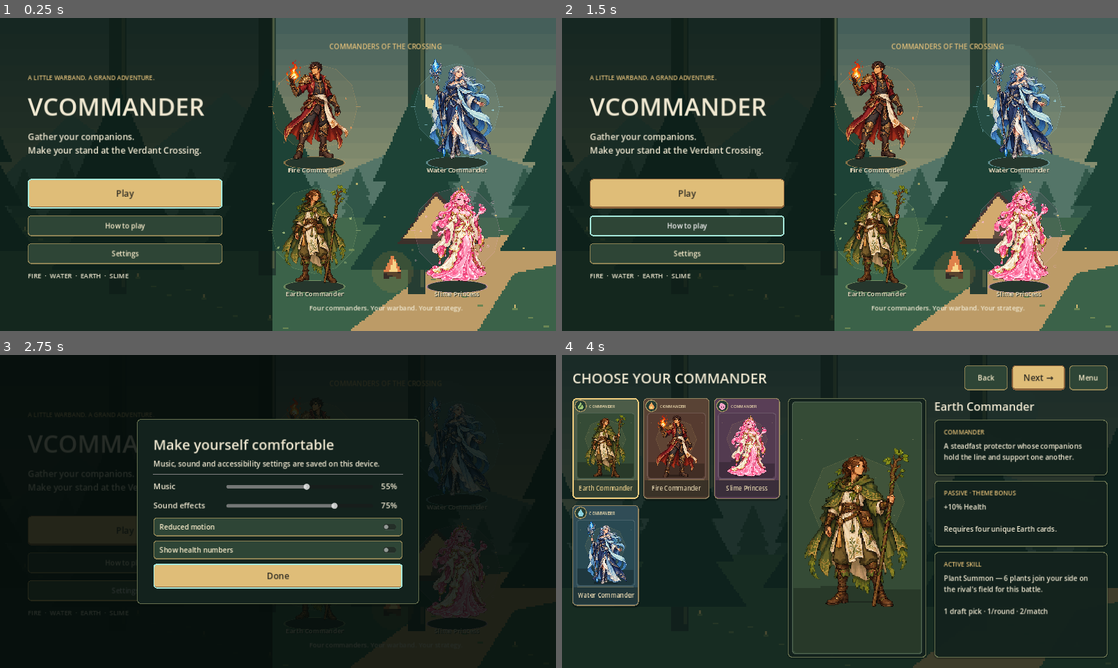
Above: before the commit, frames 1-4 (two rows, left to right).
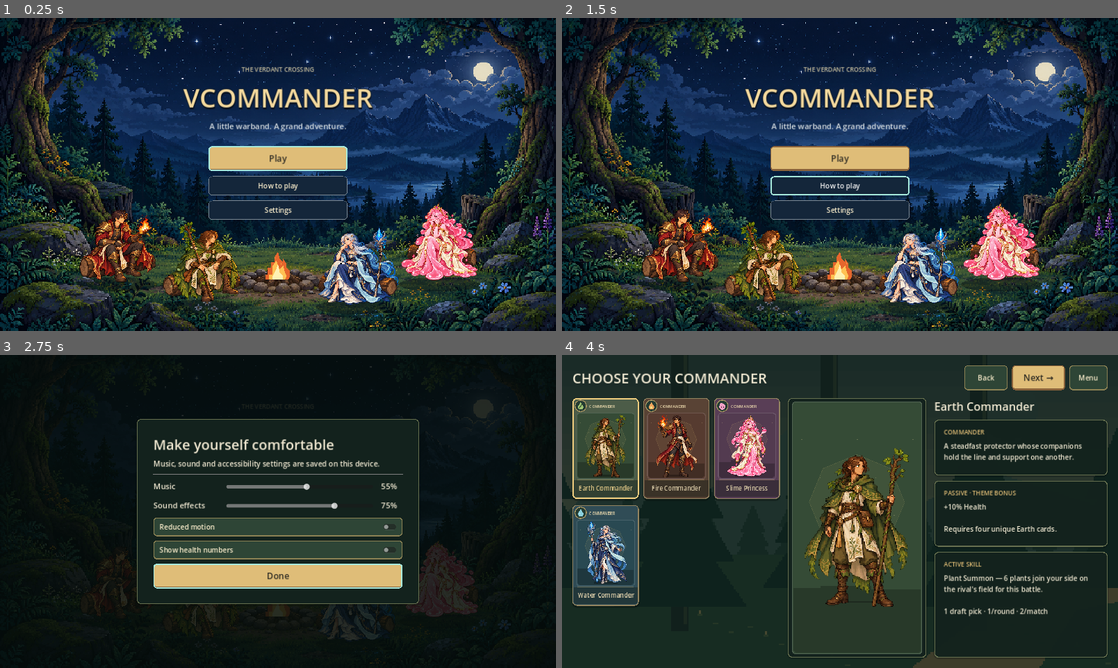
Above: after the commit, the same moments.

Repository: oaklanavery-hub/vcommander
Game: Godot game, scene res://scenes/main_menu/main_menu.tscn
The game is run twice, just before and just after one commit, with the same random seed, the same clock (stepped at 60 frames per second) and the same inputs. Sound files missing from this copy of the repository are replaced by a short silence.
Inputs:
- Up to frame 1 (0.25 s): no input
- Up to frame 2 (1.5 s): click "How to play" at 0.5 s; click "Got it" at 1.25 s
- Up to frame 3 (2.75 s): click "Settings" at 2 s
- Up to frame 4 (4 s): click "Done" at 2.75 s; click "Play" at 3.5 s

The runs differ from the first frame. In frame 1, 82% of the frame differs, in the area x 0-100%, y 0-100%; in frame 2, 82%; in frame 3, 6.3%; in frame 4, nothing differs.

Commit message:
Create a centered campfire menu with seated animated Commanders

Diff:
--- a/assets/pixel/art_manifest.json
+++ b/assets/pixel/art_manifest.json
@@ -101,5 +101,37 @@
         4
       ]
     }
+  },
+  "menu_commanders": {
+    "texture": "res://assets/pixel/menu-commanders-v1.png",
+    "cell_size": [
+      128,
+      128
+    ],
+    "frames": {
+      "fire": [
+        0,
+        0
+      ],
+      "water": [
+        1,
+        0
+      ],
+      "earth": [
+        2,
+        0
+      ],
+      "slime": [
+        3,
+        0
+      ]
+    }
+  },
+  "menu_scene": {
+    "texture": "res://assets/pixel/menu-camp-v1.png",
+    "size": [
+      640,
+      360
+    ]
   }
 }
--- a/project.godot
+++ b/project.godot
@@ -5,7 +5,7 @@
 [application]
 
 config/name="VCommander"
-config/version="0.8.2"
+config/version="0.8.3"
 run/main_scene="res://scenes/main_menu/main_menu.tscn"
 
 [autoload]
--- a/scripts/main_menu/main_menu.gd
+++ b/scripts/main_menu/main_menu.gd
@@ -1,81 +1,81 @@
 extends Control
 
-const Backdrop = preload("res://scripts/presentation/pixel_backdrop.gd")
 const Showcase = preload("res://scripts/presentation/commander_showcase.gd")
 var play_button: Button
 
 func _ready() -> void:
     GameAudio.set_context("menu")
-    var background := Backdrop.new()
-    background.camp = true
-    add_child(background)
-    var shade := ColorRect.new()
-    shade.color = Color(0.035, 0.09, 0.07, 0.78)
-    shade.mouse_filter = Control.MOUSE_FILTER_IGNORE
-    add_child(shade)
-    shade.set_anchors_and_offsets_preset(Control.PRESET_FULL_RECT)
-    shade.anchor_right = 0.49
+    var scene := Showcase.new()
+    scene.name = "CampfireScene"
+    add_child(scene)
     var margin := MarginContainer.new()
     margin.name = "Margin"
     add_child(margin)
     margin.set_anchors_and_offsets_preset(Control.PRESET_FULL_RECT)
-    margin.offset_left = 64
-    margin.offset_top = 54
-    margin.offset_right = -64
-    margin.offset_bottom = -42
-    var main := HBoxContainer.new()
+    margin.offset_left = 24
+    margin.offset_top = 76
+    margin.offset_right = -24
+    margin.offset_bottom = -224
+    var main := VBoxContainer.new()
     main.name = "Main"
-    main.add_theme_constant_override("separation", 48)
+    main.alignment = BoxContainer.ALIGNMENT_CENTER
+    main.add_theme_constant_override("separation", 12)
     margin.add_child(main)
-    var left := VBoxContainer.new()
-    left.custom_minimum_size.x = 448
-    left.alignment = BoxContainer.ALIGNMENT_CENTER
-    left.add_theme_constant_override("separation", 16)
-    main.add_child(left)
-    var eyebrow := ScreenStyle.label("A LITTLE WARBAND. A GRAND ADVENTURE.", 14)
-    eyebrow.add_theme_color_override("font_color", Color("dfbd78"))
-    left.add_child(eyebrow)
-    left.add_child(ScreenStyle.label("VCOMMANDER", 56))
-    var subtitle := ScreenStyle.label("Gather your companions.\nMake your stand at the Verdant Crossing.", 20)
-    left.add_child(subtitle)
+    var eyebrow := ScreenStyle.label("THE VERDANT CROSSING", 14)
+    eyebrow.add_theme_color_override("font_color", Color("c6bd9d"))
+    _center_label(eyebrow)
+    main.add_child(eyebrow)
+    var title := ScreenStyle.label("VCOMMANDER", 60)
+    title.name = "Title"
+    title.add_theme_color_override("font_color", Color("f4d99d"))
+    title.add_theme_color_override("font_outline_color", Color("0b1728"))
+    title.add_theme_color_override("font_shadow_color", Color("08101c"))
+    title.add_theme_constant_override("outline_size", 6)
+    title.add_theme_constant_override("shadow_offset_y", 4)
+    _center_label(title)
+    main.add_child(title)
+    var subtitle := ScreenStyle.label("A little warband. A grand adventure.", 18)
+    subtitle.add_theme_color_override("font_color", Color("d5dce0"))
+    _center_label(subtitle)
+    main.add_child(subtitle)
     var spacer := Control.new()
-    spacer.custom_minimum_size.y = 18
-    left.add_child(spacer)
-    play_button = Button.new()
+    spacer.custom_minimum_size.y = 8
+    main.add_child(spacer)
+    play_button = _menu_button("Play", 56)
     play_button.name = "Play"
-    play_button.text = "Play"
-    play_button.custom_minimum_size.y = 68
     ScreenStyle.primary(play_button)
     play_button.pressed.connect(start_game)
-    left.add_child(play_button)
-    var how := Button.new()
-    how.text = "How to play"
-    how.custom_minimum_size.y = 48
+    main.add_child(play_button)
+    var how := _menu_button("How to play", 44)
     how.pressed.connect(GameMenu.open_help)
-    left.add_child(how)
-    var settings := Button.new()
-    settings.text = "Settings"
-    settings.custom_minimum_size.y = 48
+    main.add_child(how)
+    var settings := _menu_button("Settings", 44)
     settings.pressed.connect(GameMenu.open_settings)
-    left.add_child(settings)
-    left.add_child(ScreenStyle.label("FIRE  ·  WATER  ·  EARTH  ·  SLIME", 15))
-    var right := VBoxContainer.new()
-    right.name = "Commanders"
-    right.size_flags_horizontal = Control.SIZE_EXPAND_FILL
-    right.add_theme_constant_override("separation", 4)
-    main.add_child(right)
-    var caption := ScreenStyle.label("COMMANDERS OF THE CROSSING", 16)
-    caption.horizontal_alignment = HORIZONTAL_ALIGNMENT_CENTER
-    caption.add_theme_color_override("font_color", Color("dfbd78"))
-    right.add_child(caption)
-    var showcase := Showcase.new()
-    showcase.name = "Showcase"
-    showcase.size_flags_vertical = Control.SIZE_EXPAND_FILL
-    right.add_child(showcase)
-    var note := ScreenStyle.label("Four commanders. Your warband. Your strategy.", 15)
-    note.horizontal_alignment = HORIZONTAL_ALIGNMENT_CENTER
-    right.add_child(note)
+    main.add_child(settings)
     play_button.grab_focus()
+
+func _center_label(label: Label) -> void:
+    label.horizontal_alignment = HORIZONTAL_ALIGNMENT_CENTER
+    label.mouse_filter = Control.MOUSE_FILTER_IGNORE
+
+func _menu_button(text: String, height: float) -> Button:
+    var button := Button.new()
+    button.text = text
+    button.custom_minimum_size = Vector2(320, height)
+    button.size_flags_horizontal = Control.SIZE_SHRINK_CENTER
+    var normal := ScreenStyle.frame(Color("14263a"), Color("7d8994"), 9)
+    normal.set_border_width_all(1)
+    normal.content_margin_top = 8
+    normal.content_margin_bottom = 8
+    var hover := normal.duplicate() as StyleBoxFlat
+    hover.bg_color = Color("263f53")
+    hover.border_color = Color("dfbd78")
+    var pressed := normal.duplicate() as StyleBoxFlat
+    pressed.bg_color = Color("0e1e30")
+    button.add_theme_stylebox_override("normal", normal)
+    button.add_theme_stylebox_override("hover", hover)
+    button.add_theme_stylebox_override("pressed", pressed)
+    return button
 
 func start_game() -> void:
     GameAudio.unlock()
--- a/scripts/presentation/commander_showcase.gd
+++ b/scripts/presentation/commander_showcase.gd
@@ -1,9 +1,10 @@
 extends Control
 
-# Title-screen illustration only. Reuse the gallery artwork; no combat actors
-# or simulation state are created by these idle poses.
+# Read-only title illustration, separate from Commander selection and combat.
+const BACKGROUND := preload("res://assets/pixel/menu-camp-v1.png")
 const FRAMES := 32
 const CYCLE := 4.8
+const SEATS := [Vector2(269, 625), Vector2(819, 677), Vector2(461, 677), Vector2(1011, 625)]
 const ACCENTS := {"fire": Color("efad60"), "water": Color("9bdcea"), "earth": Color("b7ce87"), "slime": Color("f2acd1")}
 var _commanders: Array[Dictionary] = []
 var _textures: Dictionary = {}
@@ -13,21 +14,22 @@
 var _was_reduced := false
 
 func _ready() -> void:
+    set_anchors_and_offsets_preset(Control.PRESET_FULL_RECT)
     mouse_filter = Control.MOUSE_FILTER_IGNORE
     texture_filter = CanvasItem.TEXTURE_FILTER_NEAREST
     _commanders = ContentDatabase.get_all_commanders()
-    # Follow the art catalog's order without making a fixed-size roster.
-    var frames: Dictionary = PixelAtlasArt.catalog().get("commanders", {}).get("frames", {})
+    var frames: Dictionary = PixelAtlasArt.catalog().get("menu_commanders", {}).get("frames", {})
     _commanders.sort_custom(func(a: Dictionary, b: Dictionary):
-        var left: Array = frames.get(str(a.get("element", "")), [999, 999])
-        var right: Array = frames.get(str(b.get("element", "")), [999, 999])
-        var left_order := int(left[1]) * 100 + int(left[0])
-        var right_order := int(right[1]) * 100 + int(right[0])
-        return str(a.get("id", "")) < str(b.get("id", "")) if left_order == right_order else left_order < right_order
+        var left: Array = frames.get(str(a.get("element", "")), [999, 0])
+        var right: Array = frames.get(str(b.get("element", "")), [999, 0])
+        return str(a.get("id", "")) < str(b.get("id", "")) if int(left[0]) == int(right[0]) else int(left[0]) < int(right[0])
     )
     for commander in _commanders:
         var element := str(commander.get("element", ""))
-        _textures[element] = PixelAtlasArt.standalone(CommanderArt.icon(element))
+        var picture := PixelAtlasArt.icon("menu_commanders", element)
+        if picture == null:
+            picture = CommanderArt.icon(element)
+        _textures[element] = PixelAtlasArt.standalone(picture)
     _was_reduced = GameAudio.reduced_motion
 
 func _process(delta: float) -> void:
@@ -42,51 +44,66 @@
         _refresh = fmod(_refresh, 0.05)
         queue_redraw()
 
+func _seat(index: int) -> Vector2:
+    if index < SEATS.size():
+        return SEATS[index]
+    return Vector2(96 + (index - SEATS.size()) * 130, 708)
+
 func _draw() -> void:
-    if _commanders.is_empty() or size.x <= 0 or size.y <= 0:
+    if size.x <= 0 or size.y <= 0:
         return
-    var columns := mini(2, _commanders.size())
-    var rows := ceili(float(_commanders.size()) / columns)
-    var cell := Vector2(size.x / columns, size.y / rows)
-    for index in range(_commanders.size()):
-        var origin := Vector2(index % columns, index / columns) * cell
-        _draw_commander(_commanders[index], origin, cell, index)
+    var scene_scale := size / Vector2(1280, 720)
+    draw_texture_rect(BACKGROUND, Rect2(Vector2.ZERO, size), false)
+    draw_rect(Rect2(Vector2.ZERO, size), Color(0.015, 0.025, 0.06, 0.08))
+    draw_set_transform(Vector2.ZERO, 0, scene_scale)
+    var angle := 0.0 if GameAudio.reduced_motion else _clock / CYCLE * TAU
+    for index in range(8):
+        var point := Vector2(170 + index * 139, 48 + index * 37 % 110)
+        var glow := 0.45 if GameAudio.reduced_motion else 0.45 + sin(angle + index * 1.4) * 0.3
+        draw_rect(Rect2(point, Vector2(2, 2)), Color(0.7, 0.83, 1, glow))
+    var fire := Vector2(640, 602)
+    draw_set_transform((fire + Vector2(0, 10)) * scene_scale, 0, Vector2(1, 0.32) * scene_scale)
+    var pulse := 0.0 if GameAudio.reduced_motion else sin(angle * 3) * 3
+    for ring in range(6):
+        draw_circle(Vector2.ZERO, 150 - ring * 18 + pulse, Color(1, 0.58, 0.17, 0.016 + ring * 0.004))
+    draw_set_transform(Vector2.ZERO, 0, scene_scale)
+    var order := range(_commanders.size())
+    order.sort_custom(func(a: int, b: int): return _seat(a).y < _seat(b).y)
+    for index in order:
+        _draw_commander(_commanders[index], _seat(index), index, scene_scale)
+    _draw_fire(fire, angle)
+    draw_set_transform(Vector2.ZERO)
 
-func _draw_commander(commander: Dictionary, origin: Vector2, cell: Vector2, index: int) -> void:
+func _draw_commander(commander: Dictionary, foot: Vector2, index: int, scene_scale: Vector2) -> void:
     var element := str(commander.get("element", ""))
-    var accent: Color = ACCENTS.get(element, Color("dfbd78"))
-    var center := (origin + Vector2(cell.x * 0.5, cell.y * 0.43)).round()
-    var foot := (origin + Vector2(cell.x * 0.5, cell.y - 37)).round()
-    var radius := floorf(minf(cell.x * 0.34, cell.y * 0.35))
-    var halo := PackedVector2Array()
-    for point in range(13):
-        halo.append((center + Vector2.from_angle(TAU * point / 12) * radius).round())
-    draw_colored_polygon(halo, Color(accent, 0.065))
-    draw_polyline(halo, Color(accent, 0.24), 1)
-    draw_line(center - Vector2(radius + 8, 0), center - Vector2(radius - 4, 0), Color(accent, 0.5), 2)
-    draw_line(center + Vector2(radius - 4, 0), center + Vector2(radius + 8, 0), Color(accent, 0.5), 2)
-    draw_set_transform(foot + Vector2(0, 3), 0, Vector2(1, 0.2))
-    draw_circle(Vector2.ZERO, minf(cell.x * 0.27, 70), Color("26372d"))
-    draw_arc(Vector2.ZERO, minf(cell.x * 0.27, 70), 0, TAU, 20, Color(accent, 0.48), 4)
-    draw_set_transform(Vector2.ZERO)
+    var picture: Texture2D = _textures[element]
+    var draw_size := Vector2(224 * picture.get_width() / float(picture.get_height()), 224)
+    draw_set_transform((foot - Vector2(0, 12)) * scene_scale, 0, Vector2(1, 0.18) * scene_scale)
+    draw_circle(Vector2.ZERO, 92, Color(0.015, 0.025, 0.045, 0.38))
     var reduced := GameAudio.reduced_motion
     var phase := 0 if reduced else posmod(int(floor(_clock / CYCLE * FRAMES)) + index * 7, FRAMES)
-    var angle := TAU * phase / FRAMES
-    var picture: Texture2D = _textures[element]
-    var height := floorf(minf(cell.y - 48, minf(cell.x * 1.25, 240)))
-    var draw_size := Vector2(height * 2.0 / 3.0, height)
-    var lift := 0.0 if reduced else (-2.0 - sin(angle) * 2.0 if element == "slime" else -sin(angle) * 0.8)
-    var position := (foot - Vector2(draw_size.x * 0.5, draw_size.y) + Vector2(0, lift)).round()
-    draw_set_transform(position, 0, draw_size)
+    var position := (foot - Vector2(draw_size.x * 0.5, draw_size.y)).round()
+    draw_set_transform(position * scene_scale, 0, draw_size * scene_scale)
     draw_mesh(_idle_mesh(element, phase, reduced), picture)
-    draw_set_transform(Vector2.ZERO)
-    _draw_motes(element, center, radius, accent, angle, reduced)
-    var font := ThemeDB.fallback_font
-    var title := str(commander.get("display_name", "Commander"))
-    var title_width := font.get_string_size(title, HORIZONTAL_ALIGNMENT_LEFT, -1, 15).x
-    var label_position := Vector2(foot.x - title_width * 0.5, origin.y + cell.y - 12).round()
-    draw_string(font, label_position + Vector2(1, 2), title, HORIZONTAL_ALIGNMENT_LEFT, -1, 15, Color("1f3029"))
-    draw_string(font, label_position, title, HORIZONTAL_ALIGNMENT_LEFT, -1, 15, Color("f2e4c6"))
+    draw_set_transform(Vector2.ZERO, 0, scene_scale)
+    _draw_motes(element, foot - Vector2(0, 103), 70, ACCENTS.get(element, Color("dfbd78")), TAU * phase / FRAMES, reduced)
+
+func _draw_fire(center: Vector2, angle: float) -> void:
+    var frame := 0 if GameAudio.reduced_motion else int(_clock * 10) % 8
+    var flicker: float = [0, 4, -4, 0, 8, 4, 0, -4][frame]
+    var outer := PackedVector2Array([Vector2(-28, 0), Vector2(-28, -12), Vector2(-24, -12), Vector2(-24, -28), Vector2(-16, -28), Vector2(-16, -40), Vector2(-8, -40), Vector2(-8, -56 - flicker), Vector2(0, -68 - flicker), Vector2(4, -48), Vector2(12, -40), Vector2(12, -48), Vector2(20, -36), Vector2(20, -28), Vector2(28, -20), Vector2(28, -8), Vector2(24, 0)])
+    var middle := PackedVector2Array([Vector2(-20, 0), Vector2(-20, -12), Vector2(-12, -12), Vector2(-12, -32), Vector2(-4, -48 - flicker), Vector2(4, -24), Vector2(12, -32), Vector2(16, -16), Vector2(20, -8), Vector2(16, 0)])
+    var core := PackedVector2Array([Vector2(-12, 0), Vector2(-12, -8), Vector2(-4, -24), Vector2(0, -36), Vector2(4, -16), Vector2(12, -8), Vector2(12, 0)])
+    var scene_scale := size / Vector2(1280, 720)
+    draw_set_transform(center * scene_scale, 0, scene_scale)
+    draw_colored_polygon(outer, Color("e6662d"))
+    draw_colored_polygon(middle, Color("ffc154"))
+    draw_colored_polygon(core, Color("fff1b2"))
+    draw_set_transform(Vector2.ZERO, 0, scene_scale)
+    for index in range(7):
+        var travel := index / 7.0 if GameAudio.reduced_motion else fposmod(index / 7.0 + angle / TAU * 3, 1.0)
+        var point := center + Vector2(sin(index * 2.7 + travel * 3) * (10 + travel * 22), -24 - travel * 92)
+        draw_rect(Rect2((point / 2).round() * 2, Vector2(2, 4)), Color(1, 0.69, 0.3, (1.0 - travel) * 0.85))
 
 func _idle_mesh(element: String, phase: int, reduced: bool) -> ArrayMesh:
     var key := "%s:%d:%s" % [element, phase, reduced]
@@ -101,7 +118,7 @@
         for x in range(9):
             var uv := Vector2(x / 8.0, y / 12.0)
             var upper := 1.0 - smoothstep(0.55, 0.98, uv.y)
-            var cloth := smoothstep(0.35, 0.88, absf(uv.x - 0.5) * 2) * sin(uv.y * PI)
+            var cloth := smoothstep(0.35, 0.88, absf(uv.x - 0.5) * 2) * sin(uv.y * PI) * (1.0 - smoothstep(0.7, 0.88, uv.y))
             var offset := Vector2(wave * 0.009 * upper + follow * 0.015 * cloth, -wave * 0.005 * upper)
             if element == "water":
                 offset.x += follow * 0.018 * cloth
@@ -127,8 +144,8 @@
     return mesh
 
 func _draw_motes(element: String, center: Vector2, radius: float, accent: Color, angle: float, reduced: bool) -> void:
-    for index in range(5):
-        var travel := index / 5.0 if reduced else fposmod(index / 5.0 + angle / TAU, 1.0)
+    for index in range(3):
+        var travel := index / 3.0 if reduced else fposmod(index / 3.0 + angle / TAU, 1.0)
         var side := -1.0 if index % 2 == 0 else 1.0
         var point := (center + Vector2(side * radius * (0.72 + index % 3 * 0.12), radius * (0.85 - travel * 1.7))).round()
         var color := Color(accent, 0.45 if reduced else 0.25 + sin(travel * PI) * 0.55)
--- a/tests/test_export_content.gd
+++ b/tests/test_export_content.gd
@@ -24,6 +24,11 @@
         check(portrait.get_width() == 128 and portrait.get_height() == 192, "all detailed full-body Commander portraits available in export")
         check(portrait is AtlasTexture, "Commanders use the detailed atlas instead of a fallback")
         check_frame(portrait, false)
+        var seated := PixelAtlasArt.icon("menu_commanders", str(commander["element"]))
+        check(seated is AtlasTexture and seated.get_size() == Vector2(128, 128), "export retains each seated Commander")
+        check_frame(seated, true)
+    var scenery := load("res://assets/pixel/menu-camp-v1.png") as Texture2D
+    check(scenery != null and scenery.get_size() == Vector2(640, 360), "export retains campfire scenery")
     if not failed:
         print("Export content tests passed: roster, buffs, balance and portraits.")
     quit(1 if failed else 0)
--- a/tools/capture_ui.gd
+++ b/tools/capture_ui.gd
@@ -33,7 +33,7 @@
     await capture("res://scenes/main_menu/main_menu.tscn", "menu")
     var audio = root.get_node("GameAudio")
     var reduced: bool = audio.reduced_motion
-    var showcase = current_scene.get_node("Margin/Main/Commanders/Showcase")
+    var showcase = current_scene.get_node("CampfireScene")
     showcase.set_process(false)
     audio.reduced_motion = false
     showcase._clock = 1.2
Binary file added: assets/pixel/menu-camp-v1.png
Not shown, added: assets/pixel/menu-camp-v1.png.import
Binary file added: assets/pixel/menu-commanders-v1.png
Not shown, added: assets/pixel/menu-commanders-v1.png.import
Not shown, changed: README.md
Not shown, changed: assets/pixel/CREDITS.md
Not shown, changed: docs/ARCHITECTURE.md
Not shown, changed: docs/CHANGELOG.md
Not shown, changed: docs/DATA_SCHEMA.md
Not shown, changed: docs/DEVELOPMENT_STATUS.md
Not shown, changed: docs/ROADMAP.md
Not shown, added: tools/pack_menu_art.py
(and 1 more such lines)
